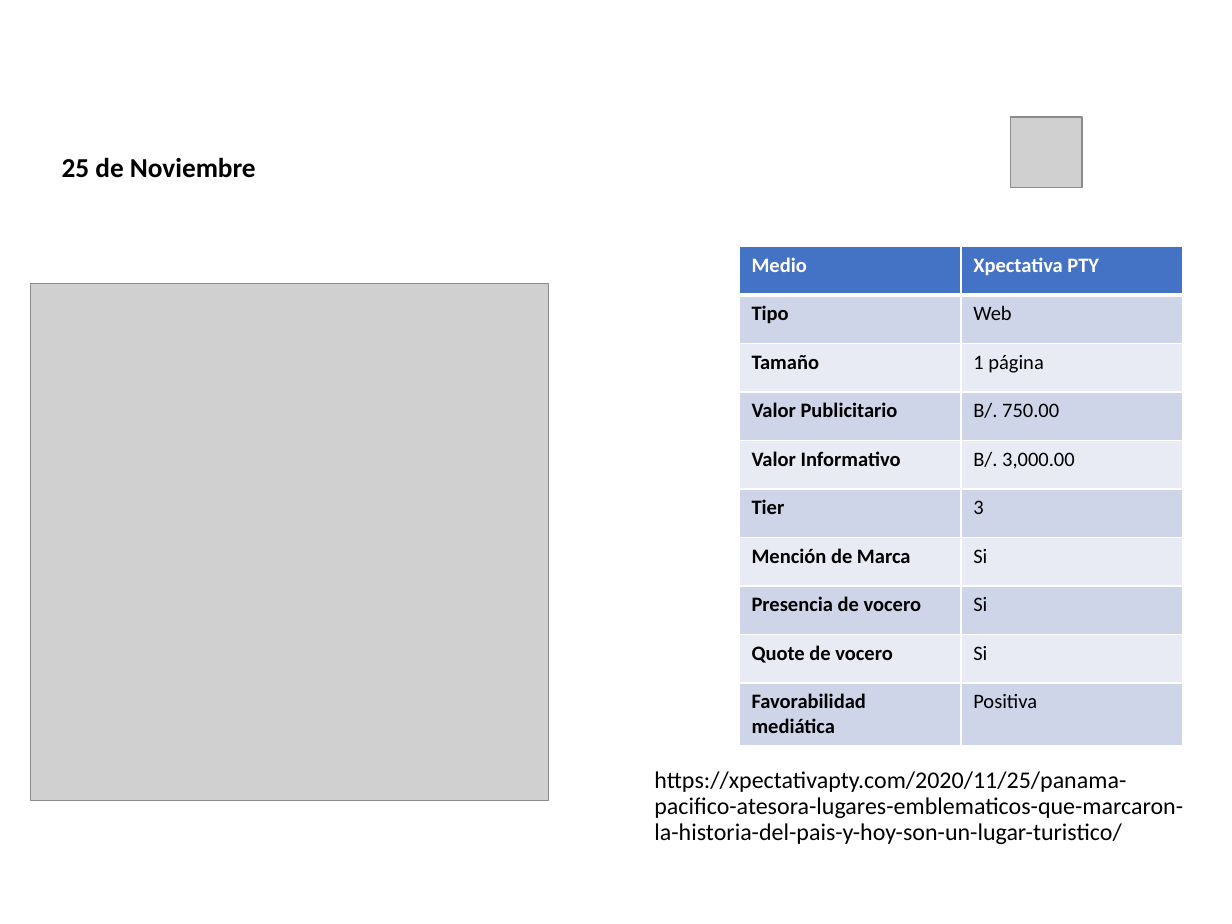
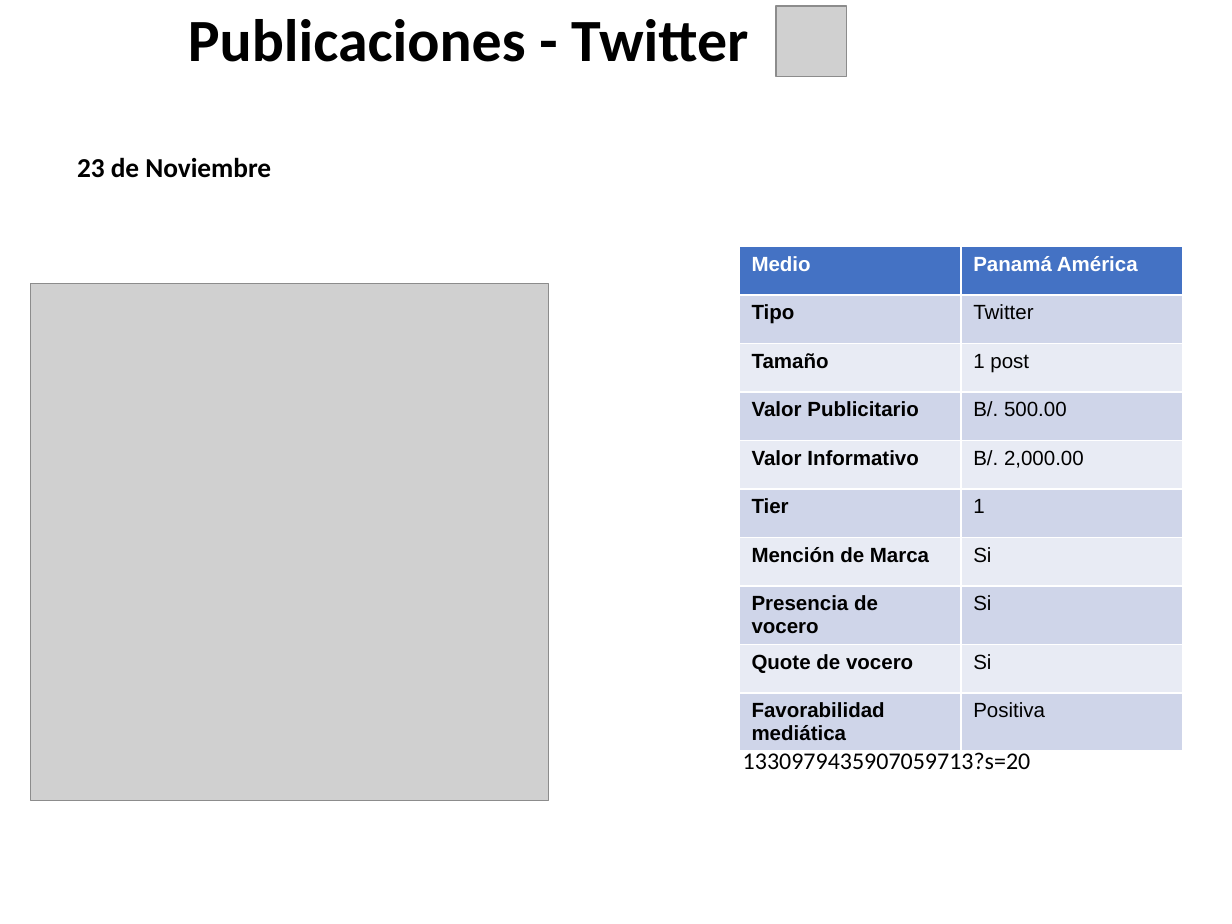
Before and after one commit to dgarci23/Report-Generator, a slide deck: slide 22 of Presentacion Terminada.pptx (slide 7 before the commit). Drawn at 1232x924 pixels with LibreOffice and Linux fonts; fonts in the diff are those of the drawing; grey boxes stand for pictures; background and template pictures are left out. Boxes give left, top, right and bottom in pixels: in the first picture for what was removed or moved away, otherwise in the second. Text is boxed around its words. In the diff, an @@ line names an element or a change of style, - is before the commit and + after.

```diff
--- a/Presentacion Terminada.pptx
+++ b/Presentacion Terminada.pptx
@@ title at bbox=[188, 19, 748, 62]: text changed; text colour #FFFFFF to #000000 @@
-Publicaciones - Web
+Publicaciones - Twitter
@@ picture added at bbox=[776, 6, 846, 76] @@
@@ picture removed at bbox=[1010, 117, 1082, 187] @@
@@ text at bbox=[77, 157, 271, 178]: text changed @@
-25 de Noviembre
+23 de Noviembre
@@ table at bbox=[739, 246, 1183, 745] @@
-row 1, column 2: Xpectativa PTY
+row 1, column 2: Panamá América
-row 2, column 2: Web
+row 2, column 2: Twitter
-row 3, column 2: 1 página
+row 3, column 2: 1 post
-row 4, column 2: B/. 750.00
+row 4, column 2: B/. 500.00
-row 5, column 2: B/. 3,000.00
+row 5, column 2: B/. 2,000.00
-row 6, column 2: 3
+row 6, column 2: 1
@@ font Calibri to Arial in "Medio", "Tipo", "Tamaño", "Valor Publicitario" and 10 more places @@
@@ text added at bbox=[743, 723, 1173, 769], 14 pt, text #000000 @@
+https://twitter.com/PanamaAmerica/status/1330979435907059713?s=20
@@ text removed at bbox=[654, 771, 1183, 844] @@
-https://xpectativapty.com/2020/11/25/panama-pacifico-atesora-lugares-emblematicos-que-marcaron-la-historia-del-pais-y-hoy-son-un-lugar-turistico/
```
Also in this commit, not shown: 22 other slides changed, 3 slides added, 1 other file.
